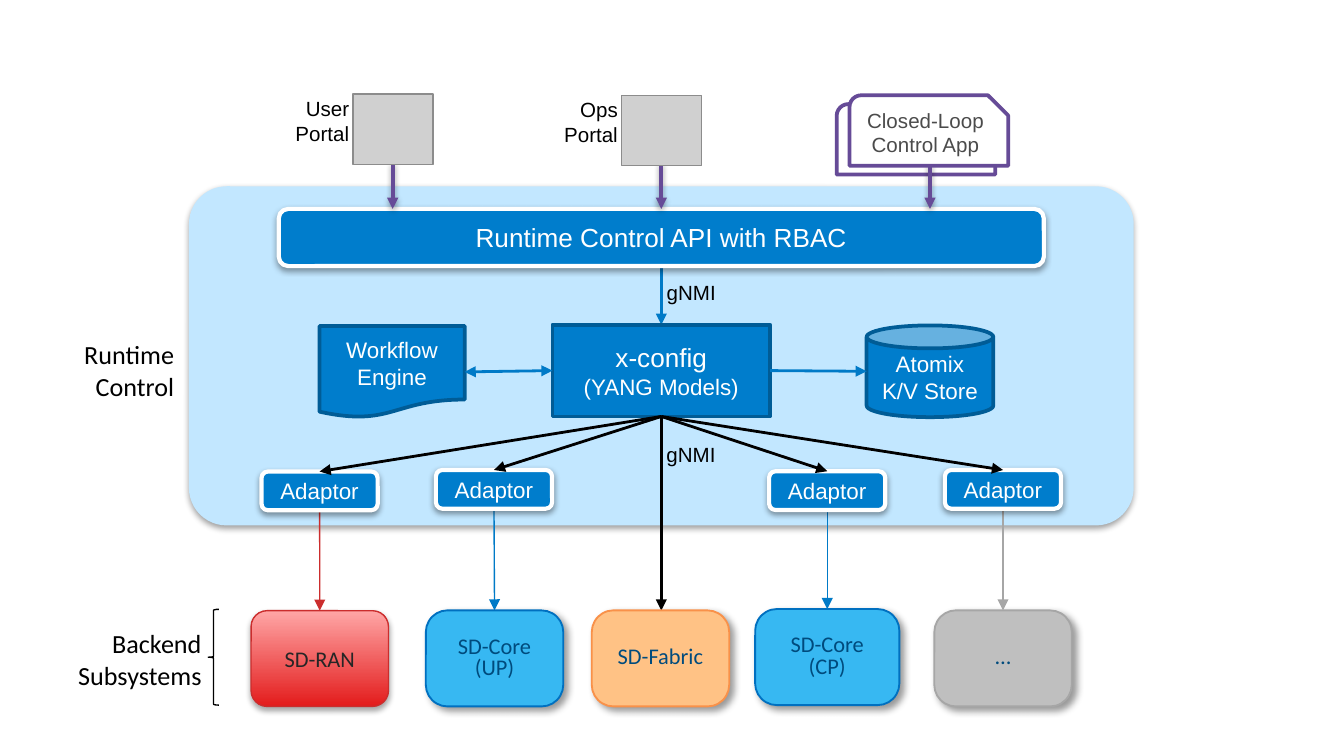
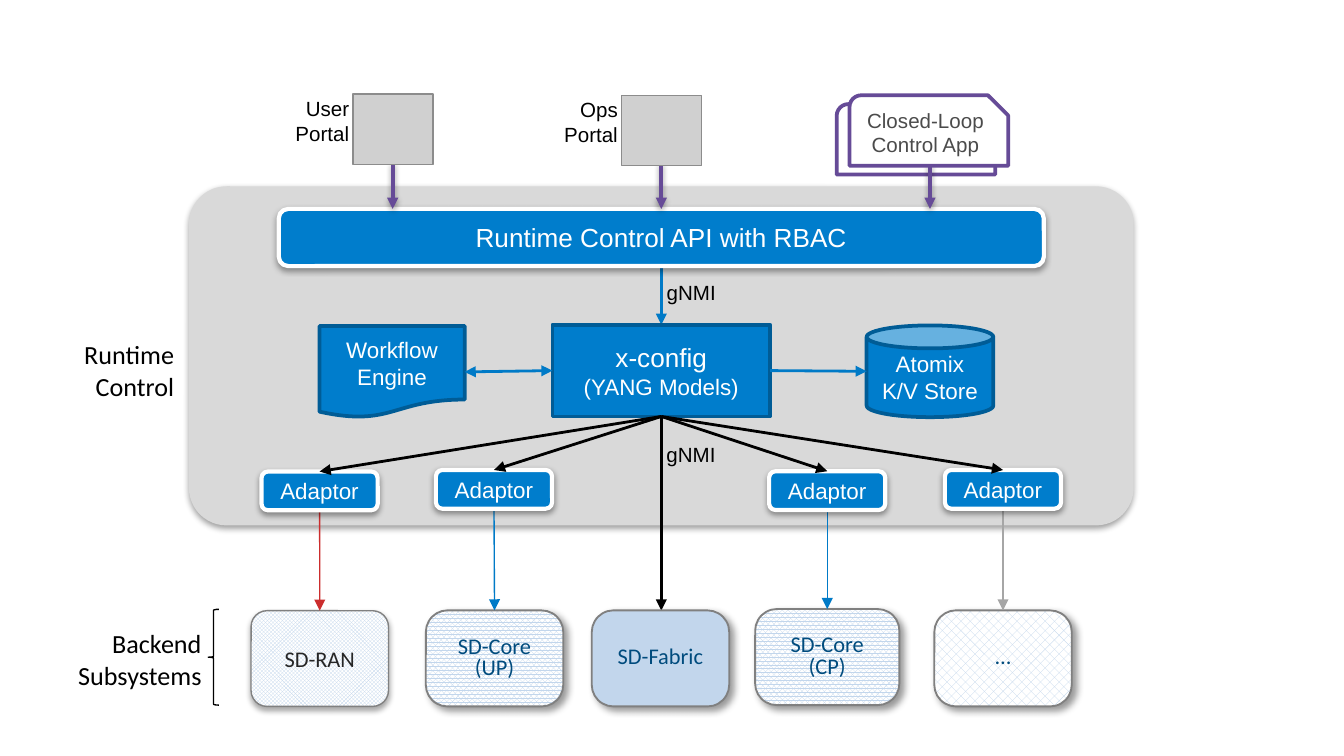
Before and after one commit to SystemsApproach/ops, a slide deck: slide 15 of figures.pptx. Drawn at 1344x756 pixels with LibreOffice and Linux fonts; fonts in the diff are those of the drawing; grey boxes stand for pictures. Boxes give left, top, right and bottom in pixels: in the first picture for what was removed or moved away, otherwise in the second. Text is boxed around its words. In the diff, an @@ line names an element or a change of style, - is before the commit and + after.

```diff
--- a/figures.pptx
+++ b/figures.pptx
@@ rounded rectangle at bbox=[190, 187, 1134, 526]: fill #C2E7FF to #D9D9D9 @@
@@ rounded rectangle "SD-RAN" at bbox=[251, 610, 388, 706]: fill gradient #E31C1C to #FFA7A7 to pattern #C2D6EC on #FFFFFF; outline #CB2E2E 0.75 pt to #808080 0.75 pt @@
@@ rounded rectangle "SD-Core" at bbox=[426, 610, 563, 706]: fill #37B8F2 to pattern #C2D6EC on #FFFFFF; outline #0070C0 1 pt to #808080 1 pt @@
@@ rounded rectangle "SD-Fabric" at bbox=[591, 610, 728, 706]: fill #FFC285 to #C2D6EC; outline #F99149 1 pt to #808080 1 pt @@
@@ rounded rectangle "SD-Core" at bbox=[755, 609, 899, 704]: fill #37B8F2 to pattern #C2D6EC on #FFFFFF; outline #0070C0 1 pt to #808080 1 pt @@
@@ rounded rectangle "…" at bbox=[934, 610, 1071, 706]: fill #BFBFBF to pattern #C2D6EC on #FFFFFF; outline #A6A6A6 1 pt to #808080 1 pt @@
```
Also in this commit, not shown: 13 other slides changed, 24 other files.
